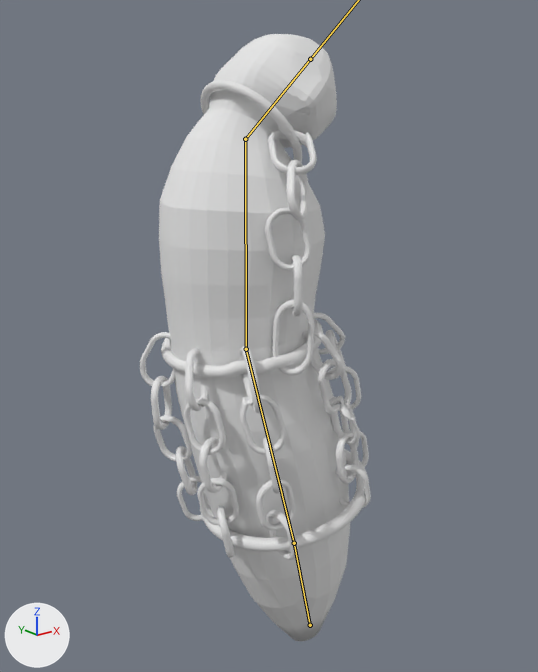
The FBX model Assets/Models/EnemyModels/Ghost/Ghost.fbx as it was, and as the next commit left it.
Rendered twice from a 50 mm lens placed at (-2.14, -2.42, 1.44), pointed at (-0.17, 0.04, 0.45). The axes (+X, +Y, +Z) are drawn at lower left. The lights are the same throughout. Both versions are drawn at frame 1 of the action 'VampireStand'; the numbers are the values there. The bones that bend it are drawn over the model as lines.

Objects in the first picture: 'GhostMesh'.
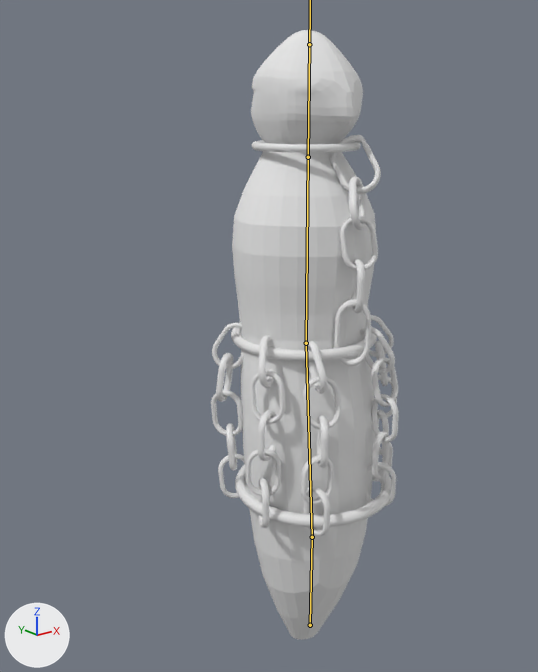
What differs and where, as boxes [x1, y1, x2, y2] in the pictures (538 x 672 px):
'GhostMesh', posed (19% narrower): before [140, 34, 371, 641]; after [211, 30, 399, 640]
bone 'Bone', root to tip: before (310, 625) to (294, 543); after (310, 625) to (312, 537)
bone 'Bone.002', root to tip: before (246, 349) to (245, 139); after (306, 343) to (308, 157)
bone 'Bone.003', root to tip: before (245, 139) to (310, 59); after (308, 157) to (309, 44)

Diff of the bpy script that builds the scene:
```diff
--- a/Assets/Models/EnemyModels/Ghost/Ghost.fbx.py
+++ b/Assets/Models/EnemyModels/Ghost/Ghost.fbx.py
@@ bone_bone @@
 bone_bone = bpy.data.objects['GhostBones'].pose.bones['Bone']
-bone_bone.rotation_quaternion = (0.994, 0.0, 0.0, 0.109)  # degrees (0, 0, 12)
-bone_bone.scale = (1.0, 1.0, 1.0)
+bone_bone.rotation_quaternion = (1.0, 0.0, 0.0, 0.0)  # degrees (0, 0, 0)
+bone_bone.scale = (0.95, 0.95, 0.95)
@@ bone_bone_002 @@
 bone_bone_002 = bpy.data.objects['GhostBones'].pose.bones['Bone.002']  # child of 'Bone.001'
-bone_bone_002.rotation_quaternion = (0.993, 0.0, 0.001, -0.117)  # degrees (0, 0, -13)
+bone_bone_002.rotation_quaternion = (1.0, 0.0, 0.0, 0.0)  # degrees (0, 0, 0)
@@ bone_bone_003 @@
 bone_bone_003 = bpy.data.objects['GhostBones'].pose.bones['Bone.003']  # child of 'Bone.002'
-bone_bone_003.rotation_quaternion = (0.913, -0.037, -0.032, -0.405)  # degrees (-2, -5, -48)
+bone_bone_003.rotation_quaternion = (1.0, 0.0, 0.0, 0.0)  # degrees (0, 0, 0)
```
